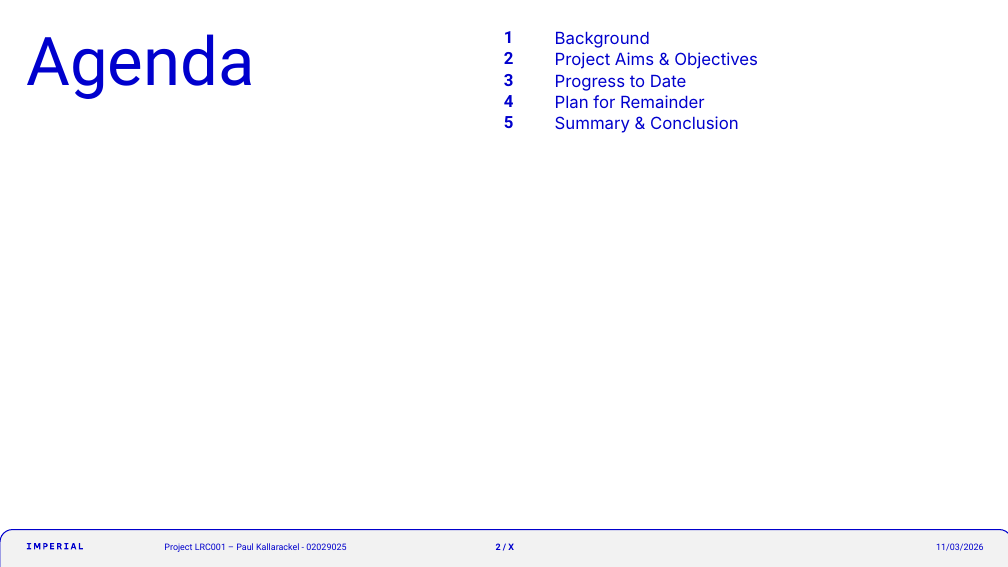
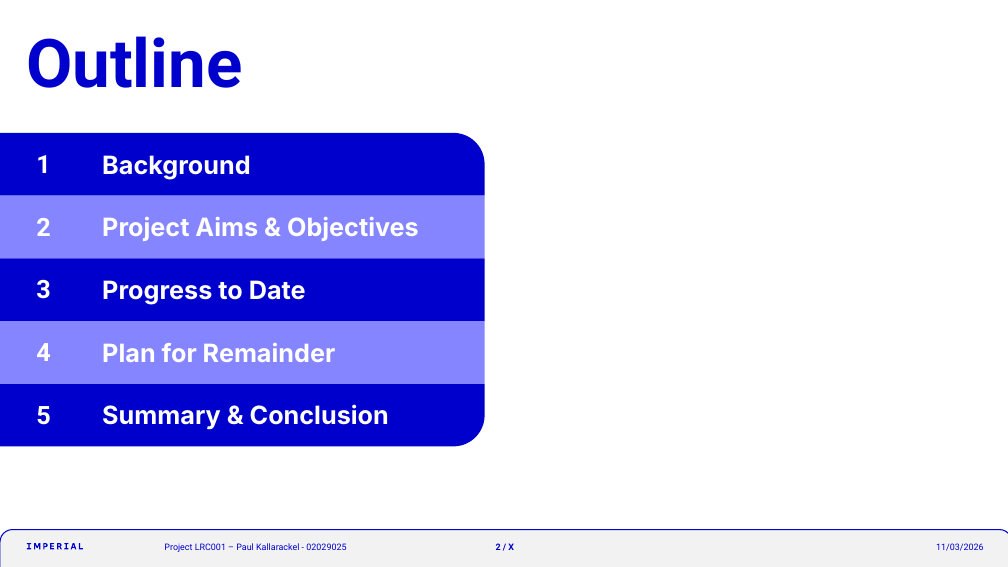
Before and after one commit to krackalackel02/FYP-Interim, a slide deck: slide 2 of Interim.pptx. Drawn at 1008x567 pixels with LibreOffice and Linux fonts; fonts in the diff are those of the drawing. Boxes give left, top, right and bottom in pixels: in the first picture for what was removed or moved away, otherwise in the second. Text is boxed around its words. In the diff, an @@ line names an element or a change of style, - is before the commit and + after.

Commit message:
working agenda slide

```diff
--- a/Interim.pptx
+++ b/Interim.pptx
@@ title removed at (x1=26, y1=34, x2=255, y2=99) @@
-Agenda
@@ text added at (x1=26, y1=36, x2=242, y2=88), 64 pt, text #0000CD, bold @@
+Outline
@@ table at (x1=0, y1=133, x2=458, y2=447) @@
@@ size 16 to 24 pt, text colour #0000CD to #FFFFFF, bold on @@
@@ alignment left to centre @@
@@ table resized from (x1=504, y1=27, x2=982, y2=137) to (x1=0, y1=133, x2=458, y2=447) @@
@@ group added at (x1=0, y1=133, x2=485, y2=447): 3 rectangles, 2 round rects @@
```
Also in this commit, not shown: 2 other slides changed.
